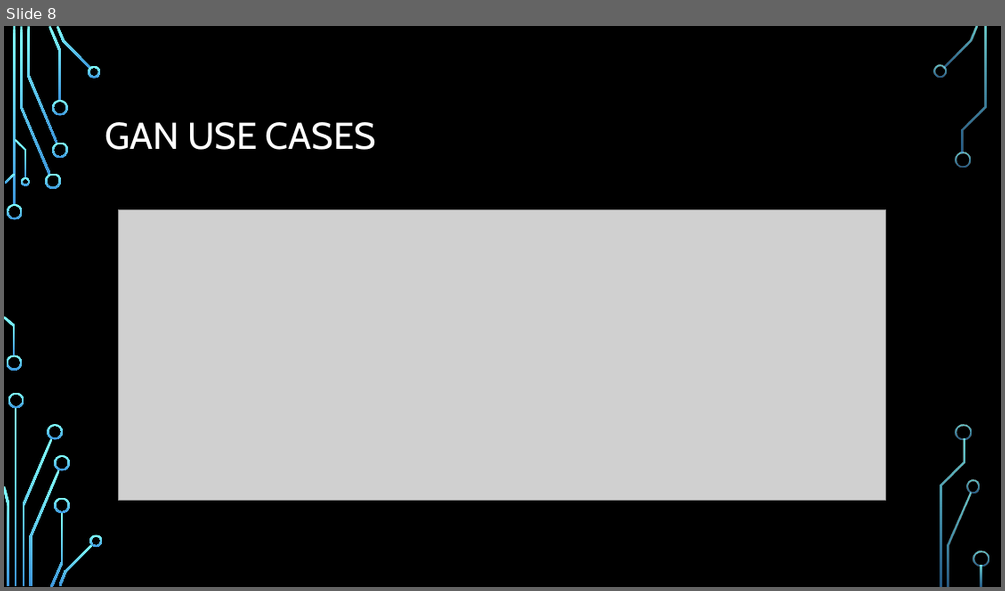
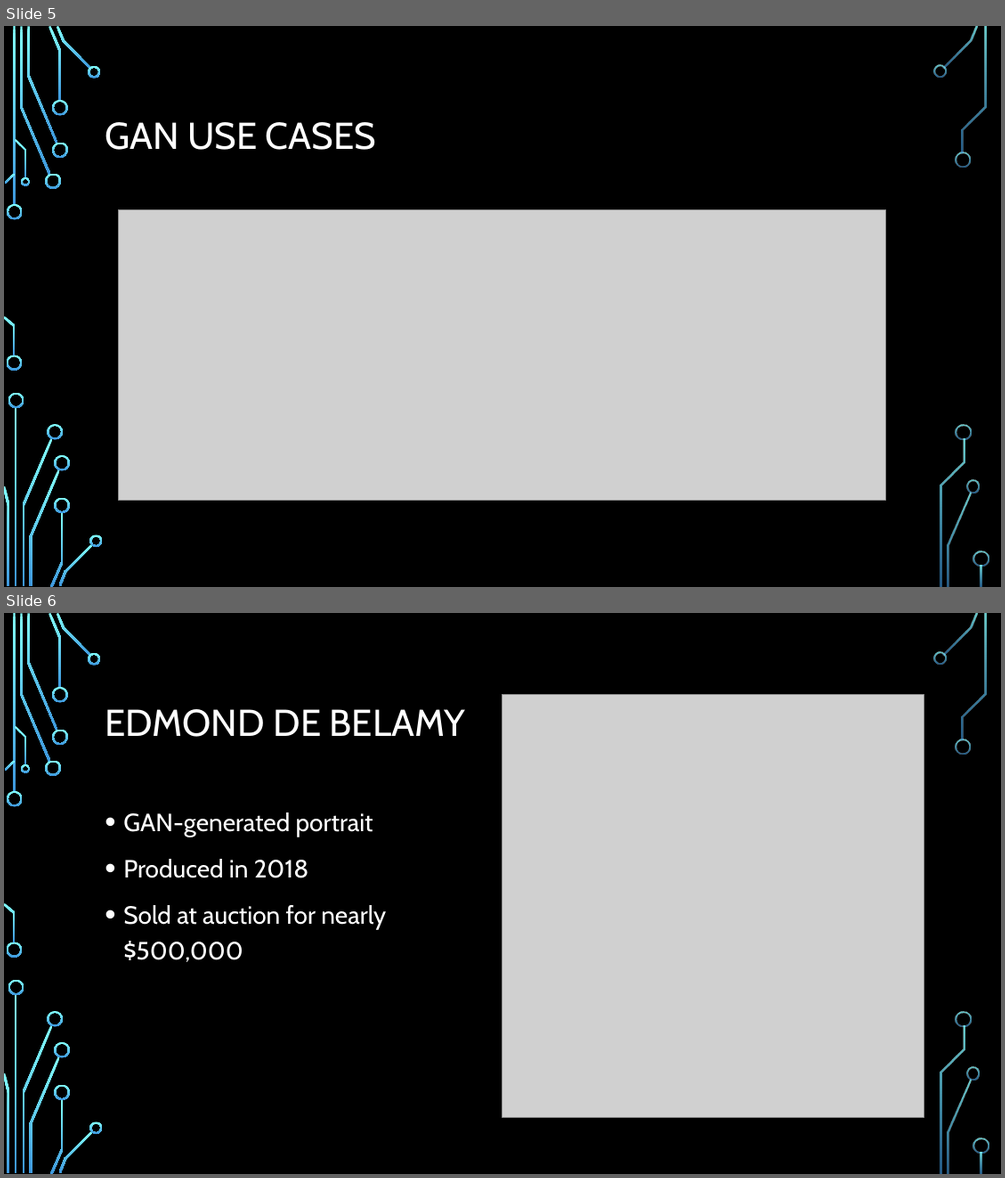
Before and after one commit to GnomeWorks/DS7335-ML, a slide deck: - Presentation/Generative Adversarial Networks.pptx. Shown one above the other, each under a label of ours: slide 8 before the commit, slides 5 and 6 after it. The pictures are 1005x591 and 1005x1178 pixels, drawn with LibreOffice and Linux fonts; fonts in the diff are those of the drawing; grey boxes stand for pictures; background and template pictures are left out. Boxes give left, top, right and bottom in pixels: in the first picture for what was removed or moved away, otherwise in the second. Text is boxed around its words. In the diff, an @@ line names an element or a change of style, - is before the commit and + after.

```diff
--- a/- Presentation/Generative Adversarial Networks.pptx
+++ b/- Presentation/Generative Adversarial Networks.pptx
@@ slide 6 added at <box>4,613,1001,1174</box>, background picture (left out); not listed: 36 template elements that a slide beside it also shows @@
@@ title added at <box>105,709,465,737</box>, 36 pt, text #FFFFFF @@
+EDMOND DE BELAMY
@@ picture added at <box>502,695,923,1118</box> @@
@@ text added at <box>123,812,386,962</box>, 24 pt, text #FFFFFF @@
+• GAN-generated portrait
+• Produced in 2018
+• Sold at auction for nearly $500,000
@@ what was slide 8 is now slide 5 @@
```
Also in this commit, not shown: 4 slides changed, 4 other slides added, 1 slide removed, 11 other files.
